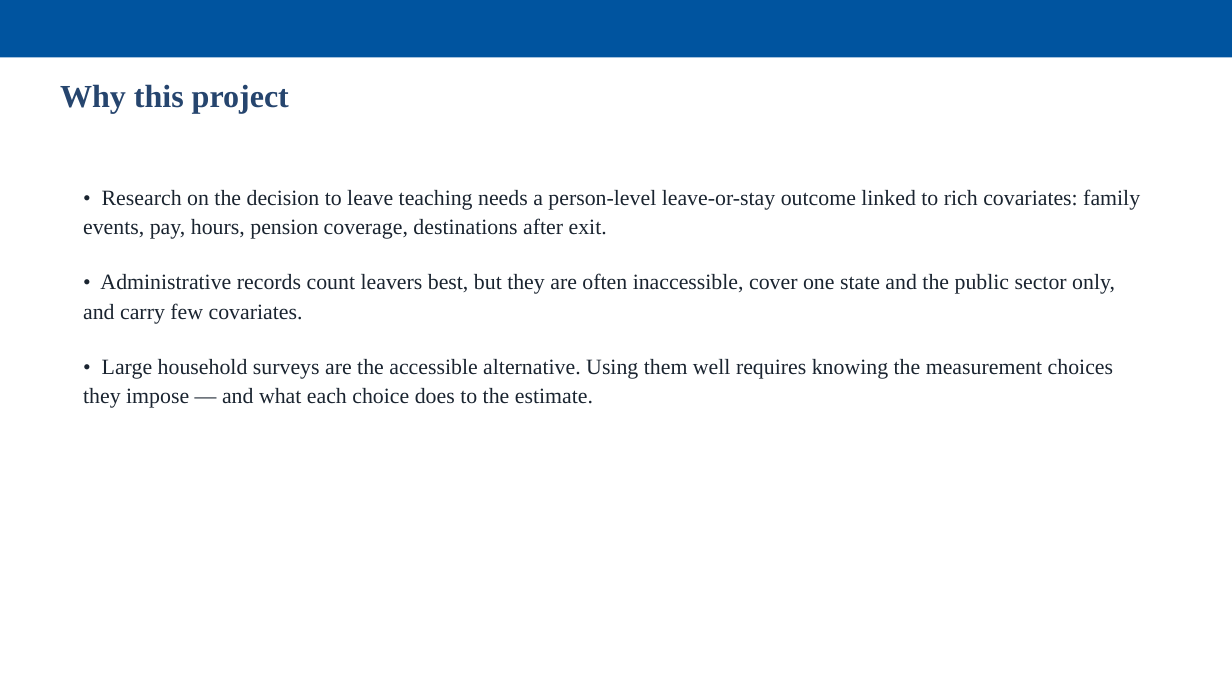
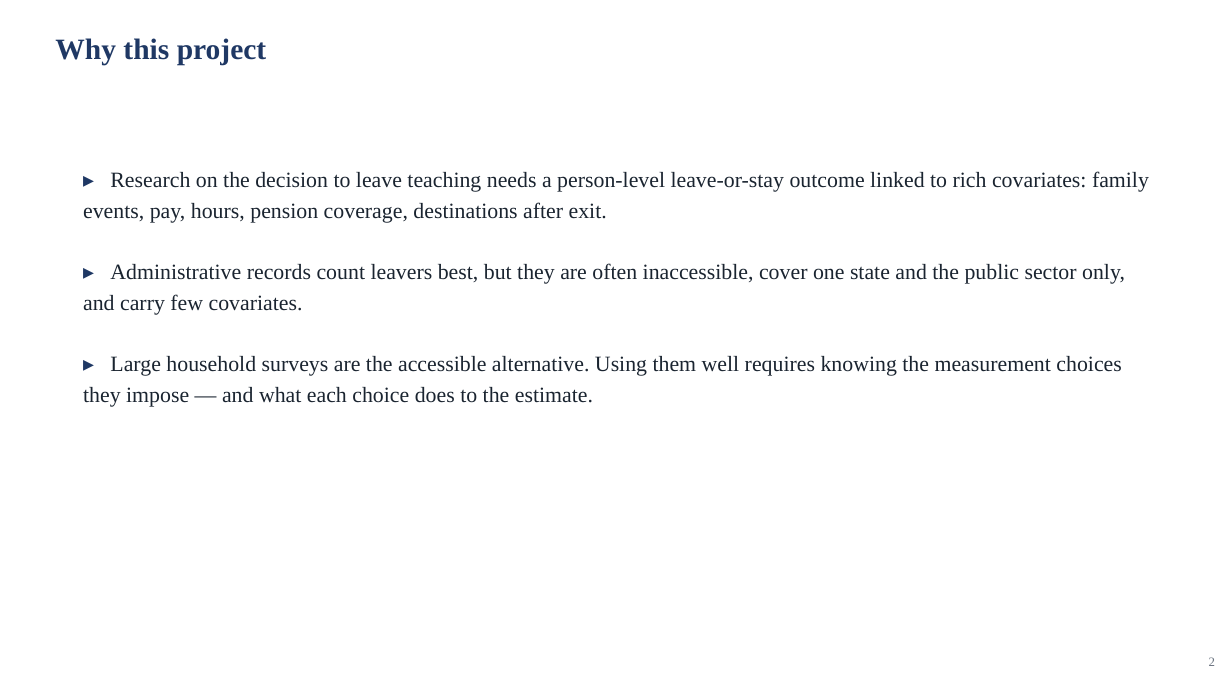
Before and after one commit to jedr1-ship-it/Alternative-Pathways----Quant, a slide deck: slide 2 of report/data_cluster/Proyect_US_cluster.pptx. Drawn at 1232x693 pixels with LibreOffice and Linux fonts; fonts in the diff are those of the drawing. Boxes give left, top, right and bottom in pixels: in the first picture for what was removed or moved away, otherwise in the second. Text is boxed around its words. In the diff, an @@ line names an element or a change of style, - is before the commit and + after.

```diff
--- a/report/data_cluster/Proyect_US_cluster.pptx
+++ b/report/data_cluster/Proyect_US_cluster.pptx
@@ rectangle removed at box(0, 0, 1232, 57) @@
@@ text "Why this project": place and size @@
-text "Why this project" at box(60, 84, 289, 114)
+text "Why this project" at box(55, 38, 267, 65)
@@ text "Why this project" at box(55, 38, 267, 65): size 25 to 23 pt, text colour #26456E to #1F3864 @@
@@ text at box(83, 171, 1149, 407): text changed @@
-• Research on the decision to leave teaching needs a person-level leave-or-stay outcome linked to rich covariates: family events, pay, hours, pension coverage, destinations after exit.
-• Administrative records count leavers best, but they are often inaccessible, cover one state and the public sector only, and carry few covariates.
-• Large household surveys are the accessible alternative. Using them well requires knowing the measurement choices they impose — and what each choice does to the estimate.
+▸ Research on the decision to leave teaching needs a person-level leave-or-stay outcome linked to rich covariates: family events, pay, hours, pension coverage, destinations after exit.
+▸ Administrative records count leavers best, but they are often inaccessible, cover one state and the public sector only, and carry few covariates.
+▸ Large household surveys are the accessible alternative. Using them well requires knowing the measurement choices they impose — and what each choice does to the estimate.
@@ text added at box(1209, 657, 1215, 666), 10 pt, text #6B7480 @@
+2
```
Also in this commit, not shown: 36 other slides changed, 2 slides added, 1 slide removed, 7 other files.
